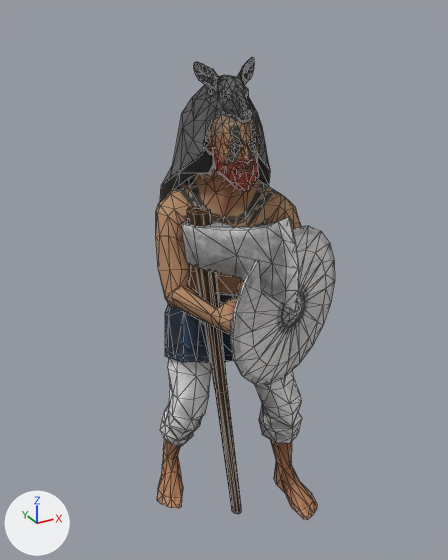
A saved change to the glTF model public/assets/unit-models/14-berserk.glb.
The view is the same before and after, from a camera (50 mm lens) standing at (-1.19, -2.24, 2.26) and looking at (-0.07, -0.2, 1.24). The axes (+X, +Y, +Z) are drawn at lower left. The lights are the same throughout. The older version comes first. Mesh edges are drawn as thin lines. Vertices at exactly the same position are counted once.
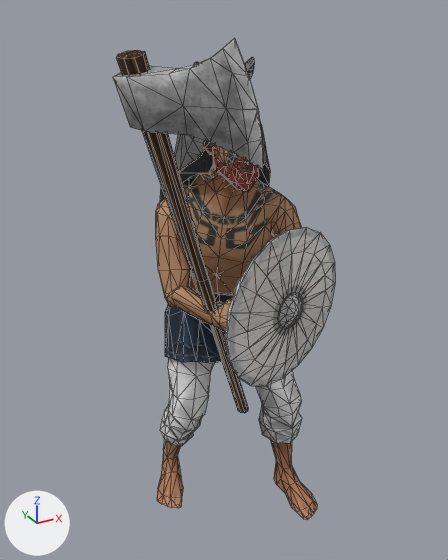
Diff of the bpy script that builds the scene:
```diff
--- a/public/assets/unit-models/14-berserk.glb.py
+++ b/public/assets/unit-models/14-berserk.glb.py
@@ me_mesh_0 @@
 # used by ob_mesh_0; location = (0.0, 0.0, 0.0)
-me_mesh_0.from_pydata(...)  # 1338 vertices, 2527 faces; spans x -0.33..0.4, y -0.66..0.3, z -0.01..2.09
+me_mesh_0.from_pydata(...)  # 1338 vertices, 2527 faces; spans x -0.55..0.39, y -0.83..0.3, z 0.02..2.19
+# me_mesh_0 part 1: the loose piece of 44 vertices spanning x -0.26..-0.02, y -0.66..-0.18, z 1.27..1.63 is multiplied about its middle by the matrix ((0.982, 0.004, -0.187), (-0.019, 0.997, -0.077), (0.186, 0.079, 0.979)), then moved by (-0.28, -0.17, 0.57)
+# me_mesh_0 part 2: the loose piece of 26 vertices spanning x -0.25..0.01, y -0.31..-0.2, z -0.01..1.58 is multiplied about its middle by the matrix ((0.982, 0.004, -0.187), (-0.019, 0.997, -0.077), (0.186, 0.079, 0.979)), then moved by (-0.15, -0.12, 0.6)
+# me_mesh_0 part 3: the loose piece of 122 vertices spanning x -0.22..0.4, y -0.55..-0.32, z 0.85..1.51 is scaled about its middle by (1.01, 0.9, 1), then moved by (-0.02, -0.01, 0.0)
 me_mesh_0.materials.append(mat_material_0)
```

Pixel boxes [x1, y1, x2, y2] of what changed, in the pictures (448 x 560 px; the box of a moved part takes in the faces that stretch with it):
'Mesh_0', reshaped (24% wider)
    before: [156, 57, 335, 520]
    after: [113, 38, 335, 520]
part 1 of me_mesh_0, moved or reshaped
    before: [181, 217, 299, 312]
    after: [113, 38, 263, 170]
part 2 of me_mesh_0, moved or reshaped
    before: [187, 207, 241, 514]
    after: [116, 50, 248, 413]
part 3 of me_mesh_0, moved or reshaped
    before: [230, 226, 335, 385]
    after: [225, 227, 335, 386]
